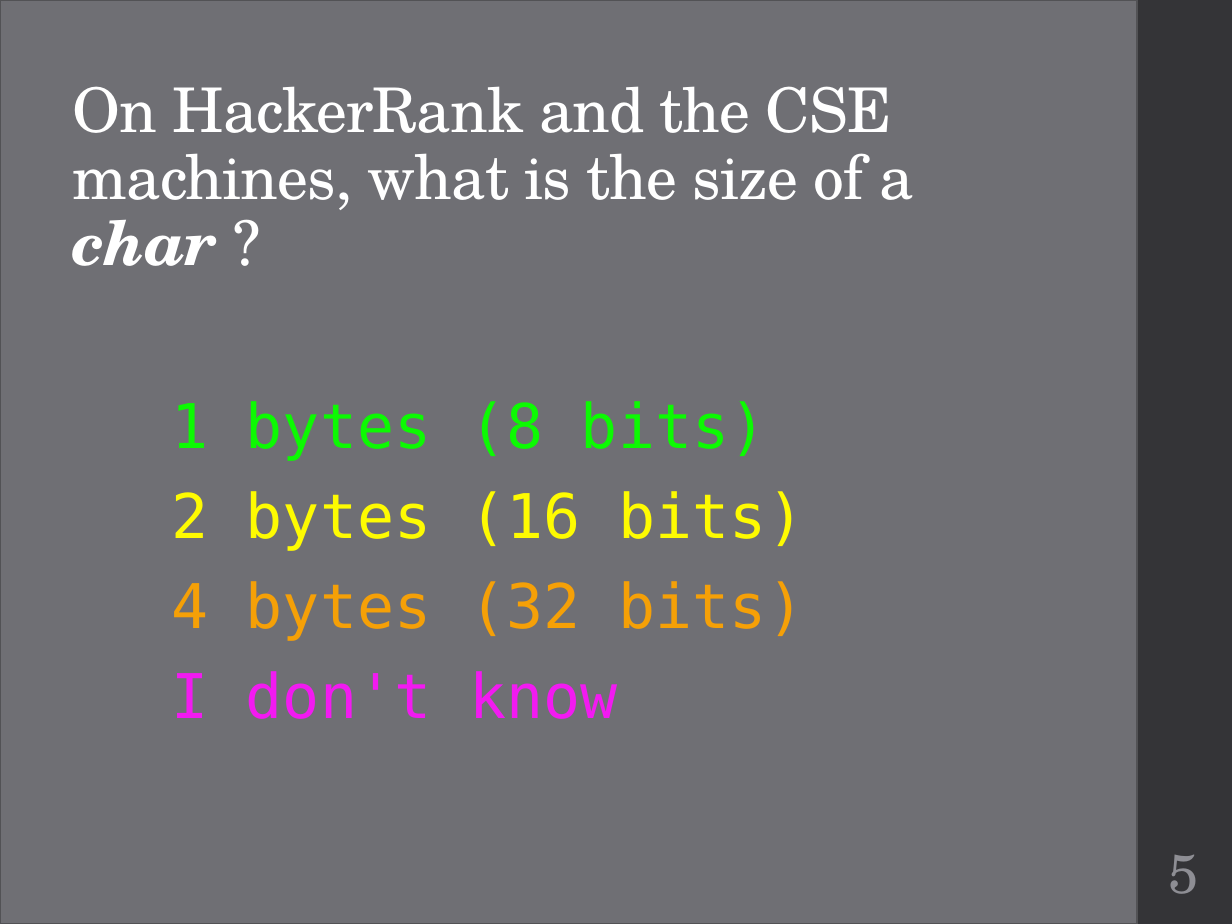
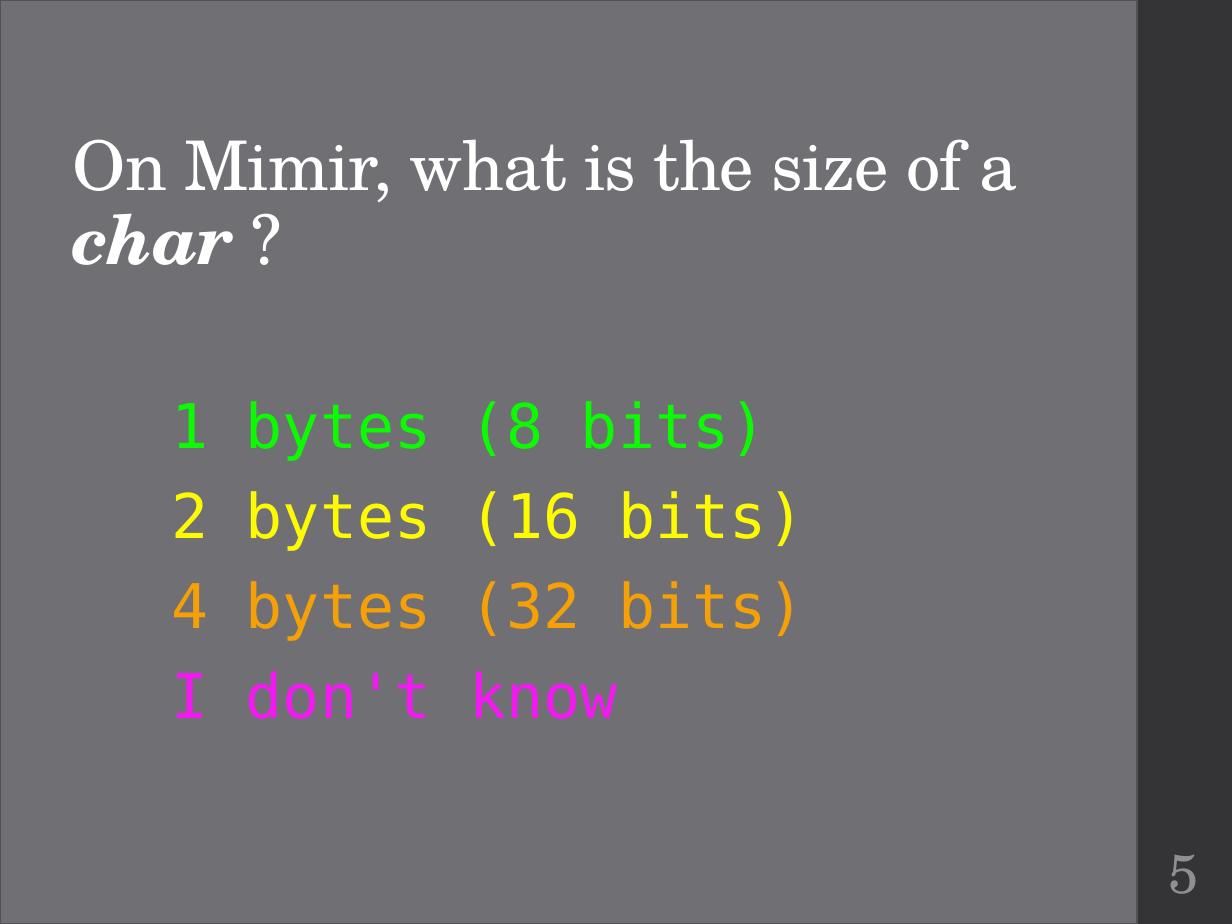
Before and after one commit to geneti/cse220_2020fall, a slide deck: slide 5 of Lectures/cse220-19-custom-types.pptx. Drawn at 1232x924 pixels with LibreOffice and Linux fonts; fonts in the diff are those of the drawing. Boxes give left, top, right and bottom in pixels: in the first picture for what was removed or moved away, otherwise in the second. Text is boxed around its words. In the diff, an @@ line names an element or a change of style, - is before the commit and + after.

```diff
--- a/Lectures/cse220-19-custom-types.pptx
+++ b/Lectures/cse220-19-custom-types.pptx
@@ title at (73, 139, 1018, 265): text changed; size 36 to 40 pt @@
-On HackerRank and the CSE machines, what is the size of a char ?
+On Mimir, what is the size of a char ?
```
Also in this commit, not shown: 4 other slides changed, 2 other files.
